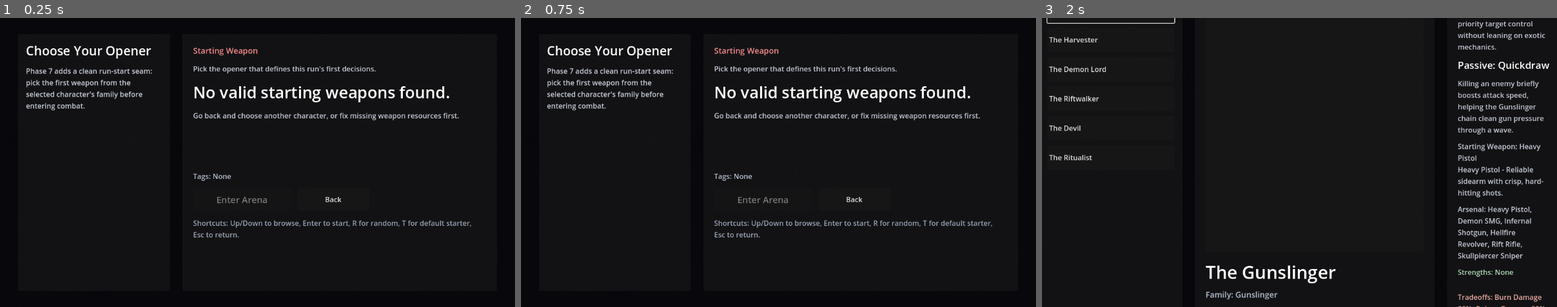
Above: before the commit, frames 1-3 (left to right).
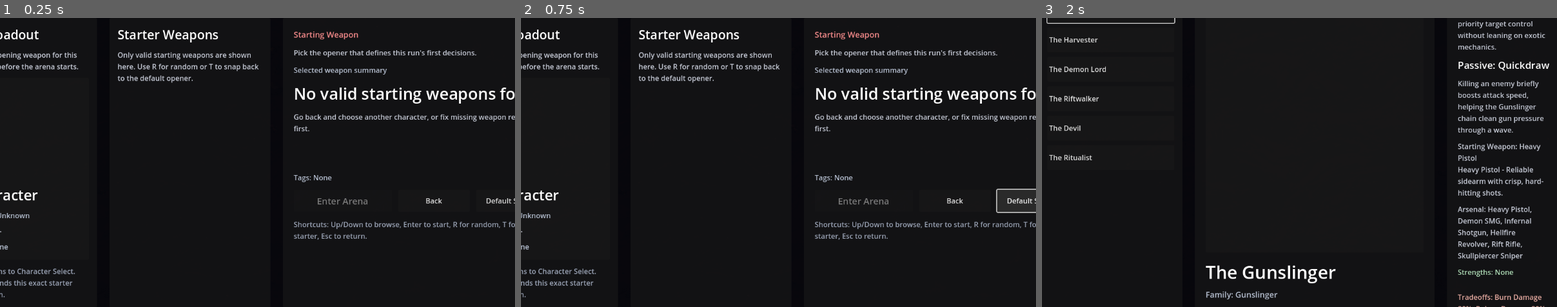
Above: after the commit, the same moments.

Repository: KevinRabbe/bullet-hell-roughe-lite
Game: Godot game, scene res://scenes/ui/StartingWeaponSelect.tscn
Two runs of this game, one before a commit and one after it. Both use one fixed random seed, a clock stepped at 60 frames per second and the inputs below. This scene is started directly instead of the project's main scene.
Inputs (mouse positions are in pixels of both pictures, inside the frame that each line leads up to):
- Up to frame 1 (0.25 s): no input
- Up to frame 2 (0.75 s): click (1030, 200) at 0.5 s, where only the run after the commit has a clickable "Default Starter"
- Up to frame 3 (2 s): click "Back" at 1.25 s

The runs differ from the first frame. In frame 1, 7.6% of the frame differs, in the area x 0-100%, y 4-97%; in frame 2, 7.9%; in frame 3, nothing differs.

Commit message:
Add starting weapon selection final layout

Diff:
--- a/scenes/ui/StartingWeaponSelect.tscn
+++ b/scenes/ui/StartingWeaponSelect.tscn
@@ -58,17 +58,94 @@
 layout_mode = 2
 theme_override_constants/separation = 28
 
-[node name="WeaponPanel" type="PanelContainer" parent="RootMargin/MainHBox"]
-custom_minimum_size = Vector2(340, 0)
-layout_mode = 2
-
-[node name="WeaponMargin" type="MarginContainer" parent="RootMargin/MainHBox/WeaponPanel"]
+[node name="CharacterPanel" type="PanelContainer" parent="RootMargin/MainHBox"]
+custom_minimum_size = Vector2(320, 0)
+layout_mode = 2
+
+[node name="CharacterMargin" type="MarginContainer" parent="RootMargin/MainHBox/CharacterPanel"]
 layout_mode = 2
 theme_override_constants/margin_left = 18
 theme_override_constants/margin_top = 18
 theme_override_constants/margin_right = 18
 theme_override_constants/margin_bottom = 18
 
+[node name="CharacterVBox" type="VBoxContainer" parent="RootMargin/MainHBox/CharacterPanel/CharacterMargin"]
+layout_mode = 2
+theme_override_constants/separation = 14
+
+[node name="CharacterTitle" type="Label" parent="RootMargin/MainHBox/CharacterPanel/CharacterMargin/CharacterVBox"]
+layout_mode = 2
+theme_override_font_sizes/font_size = 28
+text = "Run Loadout"
+
+[node name="CharacterBody" type="Label" parent="RootMargin/MainHBox/CharacterPanel/CharacterMargin/CharacterVBox"]
+layout_mode = 2
+theme_override_colors/font_color = Color(0.84, 0.86, 0.91, 0.92)
+autowrap_mode = 3
+text = "Lock the opening weapon for this character before the arena starts."
+
+[node name="HeroPanel" type="PanelContainer" parent="RootMargin/MainHBox/CharacterPanel/CharacterMargin/CharacterVBox"]
+custom_minimum_size = Vector2(0, 330)
+layout_mode = 2
+size_flags_vertical = 3
+
+[node name="HeroMargin" type="MarginContainer" parent="RootMargin/MainHBox/CharacterPanel/CharacterMargin/CharacterVBox/HeroPanel"]
+layout_mode = 2
+theme_override_constants/margin_left = 18
+theme_override_constants/margin_top = 18
+theme_override_constants/margin_right = 18
+theme_override_constants/margin_bottom = 18
+
+[node name="HeroVBox" type="VBoxContainer" parent="RootMargin/MainHBox/CharacterPanel/CharacterMargin/CharacterVBox/HeroPanel/HeroMargin"]
+layout_mode = 2
+theme_override_constants/separation = 12
+
+[node name="PortraitRect" type="TextureRect" parent="RootMargin/MainHBox/CharacterPanel/CharacterMargin/CharacterVBox/HeroPanel/HeroMargin/HeroVBox"]
+custom_minimum_size = Vector2(0, 210)
+layout_mode = 2
+size_flags_horizontal = 4
+expand_mode = 1
+stretch_mode = 5
+
+[node name="CharacterName" type="Label" parent="RootMargin/MainHBox/CharacterPanel/CharacterMargin/CharacterVBox/HeroPanel/HeroMargin/HeroVBox"]
+layout_mode = 2
+theme_override_font_sizes/font_size = 32
+text = "Character"
+
+[node name="CharacterFamily" type="Label" parent="RootMargin/MainHBox/CharacterPanel/CharacterMargin/CharacterVBox/HeroPanel/HeroMargin/HeroVBox"]
+layout_mode = 2
+theme_override_colors/font_color = Color(0.75, 0.79, 0.86, 0.95)
+text = "Family: Unknown"
+
+[node name="PassiveLabel" type="Label" parent="RootMargin/MainHBox/CharacterPanel/CharacterMargin/CharacterVBox/HeroPanel/HeroMargin/HeroVBox"]
+layout_mode = 2
+theme_override_colors/font_color = Color(0.84, 0.86, 0.91, 0.92)
+autowrap_mode = 3
+text = "Passive: -"
+
+[node name="CharacterTags" type="Label" parent="RootMargin/MainHBox/CharacterPanel/CharacterMargin/CharacterVBox/HeroPanel/HeroMargin/HeroVBox"]
+layout_mode = 2
+theme_override_colors/font_color = Color(0.75, 0.79, 0.86, 0.95)
+autowrap_mode = 3
+text = "Tags: None"
+
+[node name="CharacterHint" type="Label" parent="RootMargin/MainHBox/CharacterPanel/CharacterMargin/CharacterVBox"]
+layout_mode = 2
+theme_override_colors/font_color = Color(0.68, 0.72, 0.8, 0.88)
+autowrap_mode = 3
+text = "Back returns to Character Select. Confirm sends this exact starter into the run."
+
+[node name="WeaponPanel" type="PanelContainer" parent="RootMargin/MainHBox"]
+custom_minimum_size = Vector2(360, 0)
+layout_mode = 2
+
+[node name="WeaponMargin" type="MarginContainer" parent="RootMargin/MainHBox/WeaponPanel"]
+layout_mode = 2
+theme_override_constants/margin_left = 18
+theme_override_constants/margin_top = 18
+theme_override_constants/margin_right = 18
+theme_override_constants/margin_bottom = 18
+
 [node name="WeaponVBox" type="VBoxContainer" parent="RootMargin/MainHBox/WeaponPanel/WeaponMargin"]
 layout_mode = 2
 theme_override_constants/separation = 14
@@ -76,18 +153,20 @@
 [node name="WeaponTitle" type="Label" parent="RootMargin/MainHBox/WeaponPanel/WeaponMargin/WeaponVBox"]
 layout_mode = 2
 theme_override_font_sizes/font_size = 28
-text = "Choose Your Opener"
+text = "Starter Weapons"
 
 [node name="WeaponBody" type="Label" parent="RootMargin/MainHBox/WeaponPanel/WeaponMargin/WeaponVBox"]
 layout_mode = 2
 theme_override_colors/font_color = Color(0.84, 0.86, 0.91, 0.92)
 autowrap_mode = 3
-text = "Phase 7 adds a clean run-start seam: pick the first weapon from the selected character's family before entering combat."
-
-[node name="WeaponList" type="VBoxContainer" parent="RootMargin/MainHBox/WeaponPanel/WeaponMargin/WeaponVBox"]
+text = "Only valid starting weapons are shown here. Use R for random or T to snap back to the default opener."
+
+[node name="WeaponList" type="GridContainer" parent="RootMargin/MainHBox/WeaponPanel/WeaponMargin/WeaponVBox"]
 layout_mode = 2
 size_flags_vertical = 3
-theme_override_constants/separation = 10
+columns = 2
+theme_override_constants/h_separation = 10
+theme_override_constants/v_separation = 10
 
 [node name="DetailPanel" type="PanelContainer" parent="RootMargin/MainHBox"]
 layout_mode = 2
@@ -116,6 +195,12 @@
 autowrap_mode = 3
 text = "Pick the opener that defines this run's first decisions."
 
+[node name="SelectionSummary" type="Label" parent="RootMargin/MainHBox/DetailPanel/DetailMargin/DetailVBox"]
+layout_mode = 2
+theme_override_colors/font_color = Color(0.75, 0.79, 0.86, 0.95)
+autowrap_mode = 3
+text = "Selected weapon summary"
+
 [node name="SelectedName" type="Label" parent="RootMargin/MainHBox/DetailPanel/DetailMargin/DetailVBox"]
 layout_mode = 2
 theme_override_font_sizes/font_size = 36
@@ -149,6 +234,11 @@
 layout_mode = 2
 text = "Back"
 
+[node name="DefaultButton" type="Button" parent="RootMargin/MainHBox/DetailPanel/DetailMargin/DetailVBox/ActionRow"]
+custom_minimum_size = Vector2(160, 50)
+layout_mode = 2
+text = "Default Starter"
+
 [node name="HintLabel" type="Label" parent="RootMargin/MainHBox/DetailPanel/DetailMargin/DetailVBox"]
 layout_mode = 2
 theme_override_colors/font_color = Color(0.68, 0.72, 0.8, 0.88)
--- a/scripts/ui/starting_weapon_select_screen.gd
+++ b/scripts/ui/starting_weapon_select_screen.gd
@@ -4,17 +4,25 @@
 const GAME_SCENE_PATH := "res://scenes/game/Main.tscn"
 const CHARACTER_SELECT_SCENE_PATH := "res://scenes/ui/CharacterSelect.tscn"
 
+@onready var portrait_rect: TextureRect = $RootMargin/MainHBox/CharacterPanel/CharacterMargin/CharacterVBox/HeroPanel/HeroMargin/HeroVBox/PortraitRect
+@onready var character_name_label: Label = $RootMargin/MainHBox/CharacterPanel/CharacterMargin/CharacterVBox/HeroPanel/HeroMargin/HeroVBox/CharacterName
+@onready var character_family_label: Label = $RootMargin/MainHBox/CharacterPanel/CharacterMargin/CharacterVBox/HeroPanel/HeroMargin/HeroVBox/CharacterFamily
+@onready var passive_label: Label = $RootMargin/MainHBox/CharacterPanel/CharacterMargin/CharacterVBox/HeroPanel/HeroMargin/HeroVBox/PassiveLabel
+@onready var character_tags_label: Label = $RootMargin/MainHBox/CharacterPanel/CharacterMargin/CharacterVBox/HeroPanel/HeroMargin/HeroVBox/CharacterTags
 @onready var title_label: Label = $RootMargin/MainHBox/DetailPanel/DetailMargin/DetailVBox/Title
 @onready var headline_label: Label = $RootMargin/MainHBox/DetailPanel/DetailMargin/DetailVBox/Headline
-@onready var weapon_list: VBoxContainer = $RootMargin/MainHBox/WeaponPanel/WeaponMargin/WeaponVBox/WeaponList
+@onready var selection_summary_label: Label = $RootMargin/MainHBox/DetailPanel/DetailMargin/DetailVBox/SelectionSummary
+@onready var weapon_list: GridContainer = $RootMargin/MainHBox/WeaponPanel/WeaponMargin/WeaponVBox/WeaponList
 @onready var selected_name_label: Label = $RootMargin/MainHBox/DetailPanel/DetailMargin/DetailVBox/SelectedName
 @onready var selected_description_label: Label = $RootMargin/MainHBox/DetailPanel/DetailMargin/DetailVBox/SelectedDescription
 @onready var selected_tags_label: Label = $RootMargin/MainHBox/DetailPanel/DetailMargin/DetailVBox/SelectedTags
 @onready var confirm_button: Button = $RootMargin/MainHBox/DetailPanel/DetailMargin/DetailVBox/ActionRow/ConfirmButton
 @onready var back_button: Button = $RootMargin/MainHBox/DetailPanel/DetailMargin/DetailVBox/ActionRow/BackButton
+@onready var default_button: Button = $RootMargin/MainHBox/DetailPanel/DetailMargin/DetailVBox/ActionRow/DefaultButton
 
 var current_character_id: String = ""
 var weapon_options: Array[Dictionary] = []
+var current_character_entry: Dictionary = {}
 var selected_index: int = 0
 
 func _ready() -> void:
@@ -25,6 +33,8 @@
 		confirm_button.pressed.connect(_on_confirm_pressed)
 	if back_button != null:
 		back_button.pressed.connect(_on_back_pressed)
+	if default_button != null:
+		default_button.pressed.connect(_on_default_pressed)
 
 func _unhandled_input(event: InputEvent) -> void:
 	if not (event is InputEventKey):
@@ -57,16 +67,17 @@
 		return
 	var data_registry := get_node_or_null("/root/DataRegistry")
 	var selection_state := CharacterSelectionRuntime.build_starting_weapon_selection_state(data_registry, current_character_id)
+	var character_entry_variant: Variant = selection_state.get("character_entry", {})
+	current_character_entry = character_entry_variant if character_entry_variant is Dictionary else {}
 	title_label.text = "Starting Weapon"
 	var display_name := str(selection_state.get("display_name", current_character_id))
-	var character_entry_variant: Variant = selection_state.get("character_entry", {})
 	var family_count := 0
-	if character_entry_variant is Dictionary:
-		var character_entry: Dictionary = character_entry_variant
-		family_count = int(character_entry.get("family_weapon_count", 0))
+	if not current_character_entry.is_empty():
+		family_count = int(current_character_entry.get("family_weapon_count", 0))
 	headline_label.text = "%s - choose the weapon that opens this run." % display_name
 	if family_count > 0:
 		headline_label.text = "%s\nFamily arsenal: %d weapons" % [headline_label.text, family_count]
+	_apply_character_summary(display_name)
 	var options_variant: Variant = selection_state.get("weapon_options", [])
 	if options_variant is Array:
 		for option_variant in options_variant:
@@ -80,9 +91,13 @@
 	for index in weapon_options.size():
 		var option: Dictionary = weapon_options[index]
 		var button := Button.new()
-		button.custom_minimum_size = Vector2(0, 60)
+		button.custom_minimum_size = Vector2(0, 96)
 		button.alignment = HORIZONTAL_ALIGNMENT_LEFT
-		button.text = str(option.get("display_name", option.get("id", "Weapon")))
+		var display_name := str(option.get("display_name", option.get("id", "Weapon")))
+		var tags_text := _join_tags(option.get("tags", []))
+		button.text = "%s\n%s" % [display_name, tags_text]
+		button.clip_text = true
+		button.autowrap_mode = TextServer.AUTOWRAP_WORD_SMART
 		button.pressed.connect(_on_weapon_button_pressed.bind(index))
 		weapon_list.add_child(button)
 	if weapon_list.get_child_count() > 0:
@@ -110,12 +125,32 @@
 			confirm_button.text = "Enter Arena"
 		return
 	var option: Dictionary = weapon_options[selected_index]
+	var display_name := str(option.get("display_name", option.get("id", "Weapon")))
 	selected_name_label.text = str(option.get("display_name", option.get("id", "Weapon")))
 	selected_description_label.text = str(option.get("description", ""))
 	selected_tags_label.text = "Tags: %s" % _join_tags(option.get("tags", []))
+	selection_summary_label.text = "Starter choice: %s\nThis weapon will be written into the run-start payload for %s." % [display_name, str(current_character_entry.get("display_name", current_character_id))]
 	if confirm_button != null:
 		confirm_button.disabled = false
-		confirm_button.text = "Enter Arena with %s" % str(option.get("display_name", option.get("id", "Weapon")))
+		confirm_button.text = "Enter Arena with %s" % display_name
+	if default_button != null:
+		default_button.disabled = false
+
+func _apply_character_summary(display_name: String) -> void:
+	character_name_label.text = display_name
+	var detail_variant: Variant = current_character_entry.get("detail", {})
+	var detail: Dictionary = detail_variant if detail_variant is Dictionary else {}
+	var presentation_variant: Variant = current_character_entry.get("presentation", {})
+	var presentation: Dictionary = presentation_variant if presentation_variant is Dictionary else {}
+	character_family_label.text = "Family: %s" % str(detail.get("family_label", "Unknown"))
+	passive_label.text = "Passive: %s" % str(presentation.get("passive_name", "-"))
+	character_tags_label.text = "Tags: %s" % _join_tags(presentation.get("playstyle_tags", []))
+	var visual_path := str(detail.get("visual_path", ""))
+	if visual_path == "":
+		portrait_rect.texture = null
+		return
+	var texture_variant: Variant = load(visual_path)
+	portrait_rect.texture = texture_variant if texture_variant is Texture2D else null
 
 func _join_tags(tags_variant: Variant) -> String:
 	if not (tags_variant is Array):
@@ -164,5 +199,10 @@
 		if selected_button != null:
 			selected_button.grab_focus()
 
+func _on_default_pressed() -> void:
+	if weapon_options.is_empty():
+		return
+	_select_default_weapon(true)
+
 func _on_back_pressed() -> void:
 	get_tree().change_scene_to_file(CHARACTER_SELECT_SCENE_PATH)
